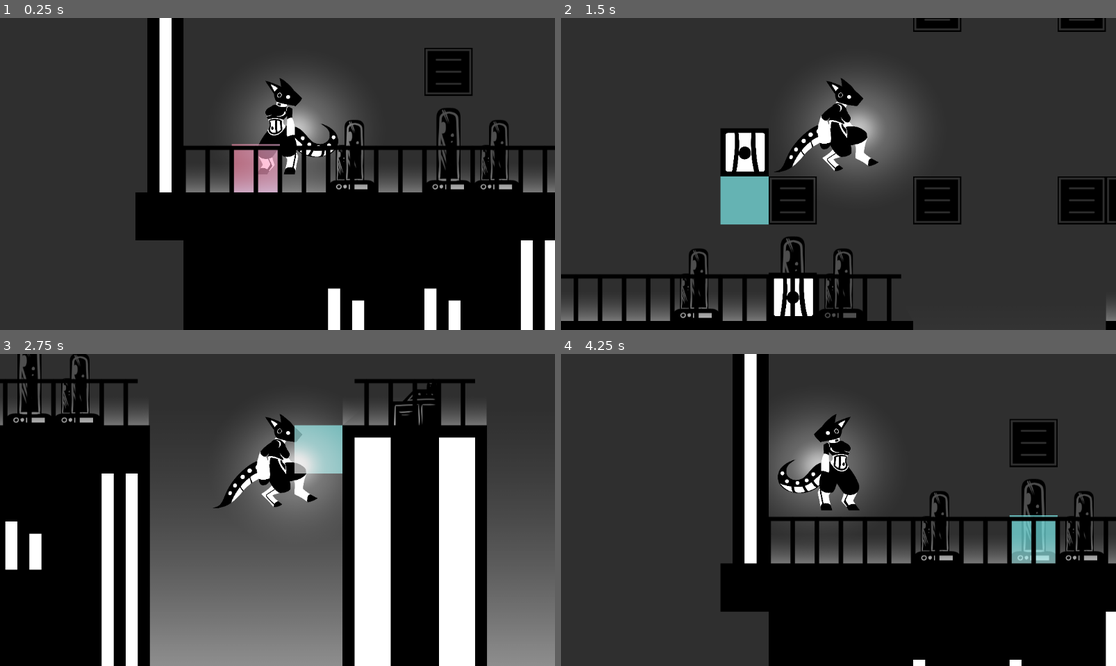
Above: before the commit, frames 1-4 (two rows, left to right).
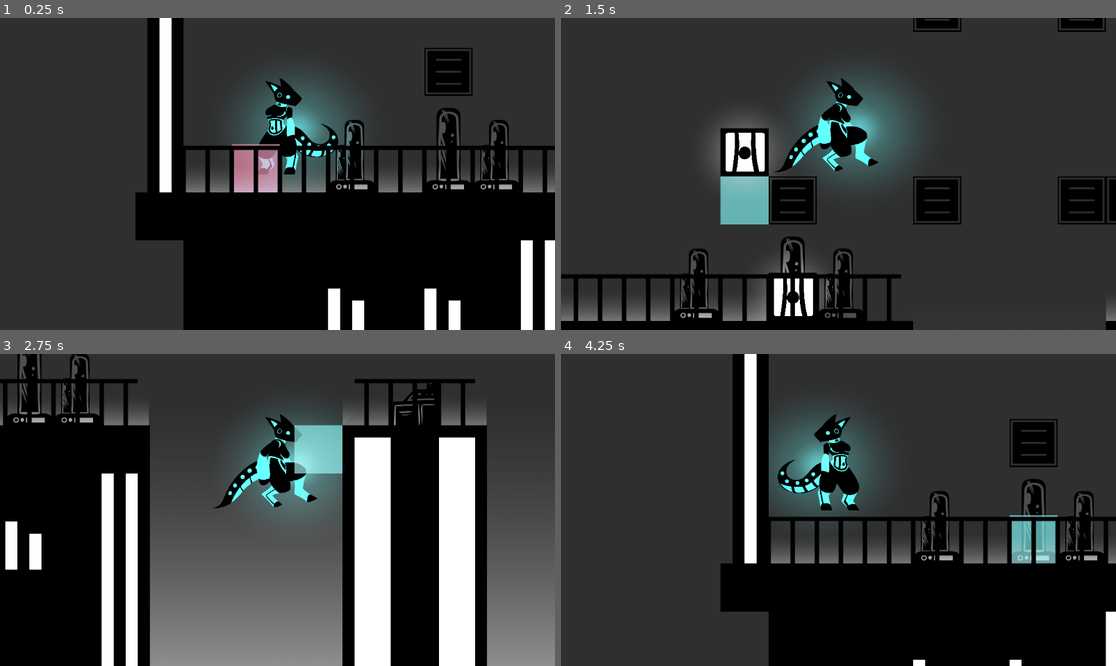
Above: after the commit, the same moments.

Repository: scales-in-git/TeamTime
Game: Godot game, scene res://tiles/TileTests.tscn
Two runs of this game, one before a commit and one after it. Both use one fixed random seed, a clock stepped at 60 frames per second and the inputs below. The project has no main scene, so this scene is started directly.
Inputs (mouse positions are in pixels of both pictures, inside the frame that each line leads up to):
- Up to frame 1 (0.25 s): no input
- Up to frame 2 (1.5 s): tap Enter (ui_accept) at 0.5 s; move the mouse to (960, 158) at 0.52 s; hold D (player_right) 0.53-1.28 s; hold Right mouse button (player_block_delete) 0.53-1.28 s; click (960, 158) at 0.67 s; tap Space (player_jump) at 0.77 s; move the mouse to (727, 189) at 1.27 s; hold S from 1.28 s (still down); click (727, 189) at 1.35 s
- Up to frame 3 (2.75 s): tap Space (player_jump) at 1.52 s; move the mouse to (333, 441) at 2.02 s; release S at 2.03 s; hold D (player_right) from 2.03 s (still down); hold Q (player_delete_all) from 2.03 s (still down)
- Up to frame 4 (4.25 s): move the mouse to (810, 572) at 2.77 s; release D (player_right) at 2.78 s; release Q (player_delete_all) at 2.78 s; hold W (player_up) 2.78-3.53 s; tap E (player_interact) at 2.85 s; click (810, 572) at 2.92 s; tap Space (player_jump) at 3.02, 3.77 s; move the mouse to (1005, 556) at 3.52 s; hold A (player_left) from 3.53 s (still down); hold F from 3.53 s (still down)

The runs differ from the first frame. In frame 1, 2.2% of the frame differs, in the area x 45-64%, y 21-50%; in frame 2, 3.8%, in the area x 26-62%, y 21-96%; in frame 3, 2.6%; in frame 4, 2.3%.

Commit message:
Misc tiles, glows and other Pretty stuff

Diff:
--- a/Scenes/Characters/Player/Block/PlacedBlock.gd
+++ b/Scenes/Characters/Player/Block/PlacedBlock.gd
@@ -9,6 +9,7 @@
 @export var delete_time: float = 0.333
 
 @onready var sprite := $%Sprite
+@onready var light :PointLight2D=$%Light
 
 var _last_survivor := false
 
@@ -42,6 +43,7 @@
 func clear_highlight():
 	animation_player.stop()
 	sprite.modulate = Color.WHITE
+	light.color=Color.WHITE
 
 func highlight_as_last():
 	animation_player.play("highlight_auto_remove")
--- a/Scenes/Characters/Player/Block/PlacedBlock.tscn
+++ b/Scenes/Characters/Player/Block/PlacedBlock.tscn
@@ -1,7 +1,8 @@
-[gd_scene load_steps=9 format=3 uid="uid://bwp2sn1n0w8v7"]
+[gd_scene load_steps=10 format=3 uid="uid://bwp2sn1n0w8v7"]
 
 [ext_resource type="Script" uid="uid://bf4g4ka66u7cu" path="res://Scenes/Characters/Player/Block/PlacedBlock.gd" id="1_2xe80"]
 [ext_resource type="Texture2D" uid="uid://dsex8cebsh3gw" path="res://Scenes/Characters/Player/Block/DebugBlock.png" id="1_uumfr"]
+[ext_resource type="Texture2D" uid="uid://bdm5eipd1m8bw" path="res://Glow.png" id="3_lydrc"]
 
 [sub_resource type="OccluderPolygon2D" id="OccluderPolygon2D_2xe80"]
 polygon = PackedVector2Array(0, 0, 100, 0, 100, 100, 0, 100)
@@ -15,6 +16,18 @@
 tracks/0/interp = 1
 tracks/0/loop_wrap = true
 tracks/0/keys = {
+"times": PackedFloat32Array(0),
+"transitions": PackedFloat32Array(1),
+"update": 0,
+"values": [Color(1, 1, 1, 1)]
+}
+tracks/1/type = "value"
+tracks/1/imported = false
+tracks/1/enabled = true
+tracks/1/path = NodePath("Sprite/Light:color")
+tracks/1/interp = 1
+tracks/1/loop_wrap = true
+tracks/1/keys = {
 "times": PackedFloat32Array(0),
 "transitions": PackedFloat32Array(1),
 "update": 0,
@@ -37,6 +50,18 @@
 "update": 0,
 "values": [Color(1, 1, 0.356863, 1), Color(0.59, 0.59, 0.1357, 1), Color(1, 1, 0.356863, 1)]
 }
+tracks/1/type = "value"
+tracks/1/imported = false
+tracks/1/enabled = true
+tracks/1/path = NodePath("Sprite/Light:color")
+tracks/1/interp = 1
+tracks/1/loop_wrap = true
+tracks/1/keys = {
+"times": PackedFloat32Array(0, 1.96667, 4),
+"transitions": PackedFloat32Array(1, 1, 1),
+"update": 0,
+"values": [Color(1, 1, 0.356863, 1), Color(0.588235, 0.588235, 0.137255, 1), Color(1, 1, 0.356863, 1)]
+}
 
 [sub_resource type="Animation" id="Animation_b5tew"]
 resource_name = "highlight_warn_remove"
@@ -53,6 +78,18 @@
 "transitions": PackedFloat32Array(1, 1, 1),
 "update": 0,
 "values": [Color(1, 0.36, 0.36, 1), Color(0.59, 0.1357, 0.1357, 1), Color(1, 0.36, 0.36, 1)]
+}
+tracks/1/type = "value"
+tracks/1/imported = false
+tracks/1/enabled = true
+tracks/1/path = NodePath("Sprite/Light:color")
+tracks/1/interp = 1
+tracks/1/loop_wrap = true
+tracks/1/keys = {
+"times": PackedFloat32Array(0, 2.02, 4),
+"transitions": PackedFloat32Array(1, 1, 1),
+"update": 0,
+"values": [Color(1, 0.360784, 0.360784, 1), Color(0.588235, 0.137255, 0.137255, 1), Color(1, 0.360784, 0.360784, 1)]
 }
 
 [sub_resource type="AnimationLibrary" id="AnimationLibrary_b5tew"]
@@ -80,6 +117,13 @@
 texture = ExtResource("1_uumfr")
 centered = false
 
+[node name="Light" type="PointLight2D" parent="Sprite"]
+unique_name_in_owner = true
+position = Vector2(250, 250)
+scale = Vector2(1.09, 1.09)
+energy = 0.5
+texture = ExtResource("3_lydrc")
+
 [node name="AnimationPlayer" type="AnimationPlayer" parent="."]
 unique_name_in_owner = true
 libraries = {
--- a/Scenes/Characters/Player/Player.tscn
+++ b/Scenes/Characters/Player/Player.tscn
@@ -32,6 +32,7 @@
 [node name="CanvasGroup" type="CanvasGroup" parent="."]
 
 [node name="Sprite2D" type="AnimatedSprite2D" parent="CanvasGroup"]
+modulate = Color(0.345098, 1, 1, 1)
 z_index = 1
 position = Vector2(0, -68.041)
 scale = Vector2(0.274, 0.274)
@@ -43,6 +44,7 @@
 [node name="Player Glow" type="PointLight2D" parent="CanvasGroup/Sprite2D"]
 position = Vector2(144.176, -89.2753)
 scale = Vector2(4.3612, 3.95291)
+color = Color(0.345098, 1, 1, 1)
 energy = 0.5
 shadow_enabled = true
 texture = ExtResource("8_xst4l")
@@ -52,6 +54,7 @@
 [node name="Player Glow2" type="PointLight2D" parent="CanvasGroup/Sprite2D"]
 position = Vector2(144.176, -89.2753)
 scale = Vector2(4.3612, 3.95291)
+color = Color(0.345098, 1, 1, 1)
 energy = 0.5
 shadow_enabled = true
 texture = ExtResource("8_xst4l")
--- /dev/null
+++ b/Scenes/Levels/GoalDoor.tscn
@@ -0,0 +1,65 @@
+[gd_scene load_steps=7 format=3 uid="uid://qgfao441huib"]
+
+[ext_resource type="Texture2D" uid="uid://noxgjvwgxmx" path="res://tiles/Doors.png" id="1_0a37h"]
+[ext_resource type="Texture2D" uid="uid://bdm5eipd1m8bw" path="res://Glow.png" id="2_oojdn"]
+
+[sub_resource type="AtlasTexture" id="AtlasTexture_3qmsy"]
+atlas = ExtResource("1_0a37h")
+region = Rect2(200, 0, 100, 200)
+
+[sub_resource type="AtlasTexture" id="AtlasTexture_refe5"]
+atlas = ExtResource("1_0a37h")
+region = Rect2(100, 0, 100, 200)
+
+[sub_resource type="AtlasTexture" id="AtlasTexture_y22xx"]
+atlas = ExtResource("1_0a37h")
+region = Rect2(0, 0, 100, 200)
+
+[sub_resource type="SpriteFrames" id="SpriteFrames_pbvan"]
+animations = [{
+"frames": [{
+"duration": 0.3,
+"texture": SubResource("AtlasTexture_3qmsy")
+}, {
+"duration": 0.3,
+"texture": SubResource("AtlasTexture_refe5")
+}, {
+"duration": 0.3,
+"texture": SubResource("AtlasTexture_y22xx")
+}],
+"loop": false,
+"name": &"Closed",
+"speed": 5.0
+}, {
+"frames": [{
+"duration": 0.3,
+"texture": SubResource("AtlasTexture_y22xx")
+}, {
+"duration": 0.3,
+"texture": SubResource("AtlasTexture_refe5")
+}, {
+"duration": 0.3,
+"texture": SubResource("AtlasTexture_3qmsy")
+}],
+"loop": false,
+"name": &"Open",
+"speed": 5.0
+}, {
+"frames": [{
+"duration": 1.0,
+"texture": SubResource("AtlasTexture_y22xx")
+}],
+"loop": true,
+"name": &"default",
+"speed": 5.0
+}]
+
+[node name="Door" type="Node2D"]
+
+[node name="AnimatedSprite2D" type="AnimatedSprite2D" parent="."]
+sprite_frames = SubResource("SpriteFrames_pbvan")
+
+[node name="DoorLight" type="PointLight2D" parent="."]
+scale = Vector2(0.215459, 0.354589)
+shadow_enabled = true
+texture = ExtResource("2_oojdn")
--- a/Scenes/Mechanics/Switch/Switch.gd
+++ b/Scenes/Mechanics/Switch/Switch.gd
@@ -7,17 +7,24 @@
 
 @export var on_colour: Color = Color('#54ffd18a')
 @export var off_colour: Color = Color(Color.TOMATO,138.0/256.0)
+@export var switch_sprite:Sprite2D
+@export var switch_light:PointLight2D
 
-@onready var indicator: ColorRect = $%TempIndicator
+##@onready var indicator: ColorRect = $%TempIndicator
 @onready var interactor: GenericInteractable = $%Interacter
 
 
 func turn_on():
-	indicator.color = on_colour
+
+	##indicator.color = on_colour
+	switch_light.color=on_colour
+	##switch_sprite.modulate=on_colour
 	# Also: play sound
 
 func turn_off():
-	indicator.color = off_colour
+	##indicator.color = off_colour
+	#switch_sprite.modulate=off_colour
+	switch_light.color=off_colour
 	# Also: play sound
 
 
--- a/Scenes/Mechanics/Switch/Switch.tscn
+++ b/Scenes/Mechanics/Switch/Switch.tscn
@@ -1,16 +1,23 @@
-[gd_scene load_steps=4 format=3 uid="uid://brsai7op34w2q"]
+[gd_scene load_steps=6 format=3 uid="uid://brsai7op34w2q"]
 
 [ext_resource type="PackedScene" uid="uid://2asc1fqa7g23" path="res://Scenes/Utility/GenericInteractive.tscn" id="1_kw4m3"]
 [ext_resource type="Script" uid="uid://dtf6m307vynsn" path="res://Scenes/Mechanics/Switch/Switch.gd" id="1_uoihx"]
+[ext_resource type="Texture2D" uid="uid://dn1dc4r1blln2" path="res://tiles/SwitchSprite.png" id="2_85r2c"]
+[ext_resource type="Texture2D" uid="uid://c81hu0jr76v8g" path="res://RectGlow.png" id="3_a2llh"]
 
 [sub_resource type="RectangleShape2D" id="RectangleShape2D_kw4m3"]
 size = Vector2(70, 70)
 
-[node name="Switch" type="Node2D"]
+[node name="Switch" type="Node2D" node_paths=PackedStringArray("switch_sprite", "switch_light")]
 script = ExtResource("1_uoihx")
+on_colour = Color(0, 1, 0, 1)
+off_colour = Color(1, 0, 0, 1)
+switch_sprite = NodePath("SwitchSprite")
+switch_light = NodePath("SwitchSprite/PointLight2D")
 
 [node name="TempIndicator" type="ColorRect" parent="."]
 unique_name_in_owner = true
+visible = false
 custom_minimum_size = Vector2(50, 50)
 anchors_preset = 8
 anchor_left = 0.5
@@ -25,6 +32,15 @@
 grow_vertical = 2
 color = Color(0.33, 1, 0.821333, 0.541176)
 
+[node name="SwitchSprite" type="Sprite2D" parent="."]
+texture = ExtResource("2_85r2c")
+
+[node name="PointLight2D" type="PointLight2D" parent="SwitchSprite"]
+position = Vector2(1, -1.00001)
+scale = Vector2(0.158523, 0.158623)
+color = Color(0, 1, 0, 1)
+texture = ExtResource("3_a2llh")
+
 [node name="Interacter" parent="." instance=ExtResource("1_kw4m3")]
 unique_name_in_owner = true
 position = Vector2(100, -100)
--- a/tiles/TileTests.tscn
+++ b/tiles/TileTests.tscn
@@ -1,13 +1,15 @@
-[gd_scene load_steps=10 format=4 uid="uid://blqe2wxtr843y"]
+[gd_scene load_steps=12 format=4 uid="uid://blqe2wxtr843y"]
 
 [ext_resource type="TileSet" uid="uid://7ewkkcpem306" path="res://tiles/TileTests.tres" id="1_6816w"]
 [ext_resource type="PackedScene" uid="uid://dxb7l54dt8jih" path="res://Scenes/Mechanics/EvilCamera/EvilCamera.tscn" id="1_fhgxg"]
 [ext_resource type="PackedScene" uid="uid://dbehr8mfolttb" path="res://Scenes/Utility/SmartMusicPlayer.tscn" id="1_wrl27"]
-[ext_resource type="Texture2D" uid="uid://bdm5eipd1m8bw" path="res://Glow.png" id="2_6816w"]
 [ext_resource type="AudioStream" uid="uid://d2tfnsct46q64" path="res://music/lab_ambience.wav" id="2_suunn"]
 [ext_resource type="Texture2D" uid="uid://3hurbwdo1xm0" path="res://SquareGlow.png" id="3_yecx7"]
 [ext_resource type="PackedScene" uid="uid://v042n0qyld7u" path="res://Scenes/Mechanics/Entrance/InstantEntrance/InstantEntrance.tscn" id="5_fhgxg"]
+[ext_resource type="Resource" uid="uid://dk7njr5jptwoi" path="res://Scenes/Levels/Debug/RundimentaryLevels/level_c_camera.tres" id="6_pe757"]
 [ext_resource type="PackedScene" uid="uid://jhjkr5mcfjhg" path="res://Scenes/Mechanics/DeathPit/DeathPit.tscn" id="8_pe757"]
+[ext_resource type="PackedScene" uid="uid://qgfao441huib" path="res://Scenes/Levels/GoalDoor.tscn" id="8_wrl27"]
+[ext_resource type="PackedScene" uid="uid://brsai7op34w2q" path="res://Scenes/Mechanics/Switch/Switch.tscn" id="9_suunn"]
 
 [sub_resource type="RectangleShape2D" id="RectangleShape2D_e7vdt"]
 size = Vector2(4356, 499)
@@ -30,16 +32,10 @@
 
 [node name="Middle-Decor" type="TileMapLayer" parent="TileMaps"]
 z_index = -1
-tile_map_data = PackedByteArray("AAAxAP//AgADAAUAAAABAP//AgAEAAUAAAADAP//AgABAAUAAAALAP//AgA …(315 unchanged characters)…
+tile_map_data = PackedByteArray("AAABAP//AgAEAAUAAAADAP//AgABAAUAAAALAP//AgA …(315 unchanged characters)…
 tile_set = ExtResource("1_6816w")
 
 [node name="Lights" type="Node2D" parent="."]
-
-[node name="DoorLight" type="PointLight2D" parent="Lights"]
-position = Vector2(4942.5, -104.5)
-scale = Vector2(0.215459, 0.354589)
-shadow_enabled = true
-texture = ExtResource("2_6816w")
 
 [node name="FloorLights" type="Node2D" parent="Lights"]
 position = Vector2(0, 3)
@@ -138,6 +134,7 @@
 [node name="EvilCamera" parent="foreground_or_ignore_shadow" instance=ExtResource("1_fhgxg")]
 position = Vector2(5123, -369)
 rotation = 1.5708
+state_manager = ExtResource("6_pe757")
 
 [node name="PlayerSpawning-Instant" parent="foreground_or_ignore_shadow" instance=ExtResource("5_fhgxg")]
 position = Vector2(-5, -121)
@@ -163,3 +160,10 @@
 [node name="CollisionShape2D" type="CollisionShape2D" parent="foreground_or_ignore_shadow/DeathPit"]
 position = Vector2(8, -347.5)
 shape = SubResource("RectangleShape2D_e7vdt")
+
+[node name="Door" parent="foreground_or_ignore_shadow" instance=ExtResource("8_wrl27")]
+position = Vector2(4950, -100)
+
+[node name="Switch" parent="foreground_or_ignore_shadow" instance=ExtResource("9_suunn")]
+position = Vector2(2844, -126)
+state_manager = ExtResource("6_pe757")
Binary file added: RectGlow.png
Not shown, added: RectGlow.png.import
Binary file added: tiles/Doors.png
Not shown, added: tiles/Doors.png.import
Binary file added: tiles/SwitchSprite.png
Not shown, added: tiles/SwitchSprite.png.import
